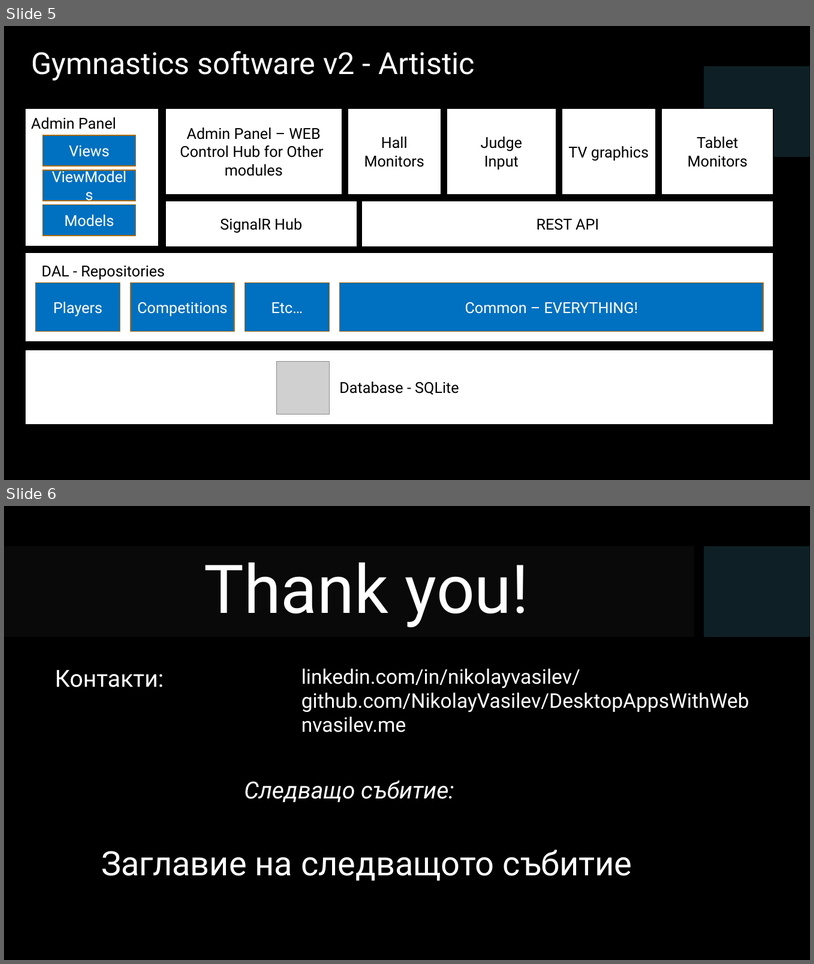
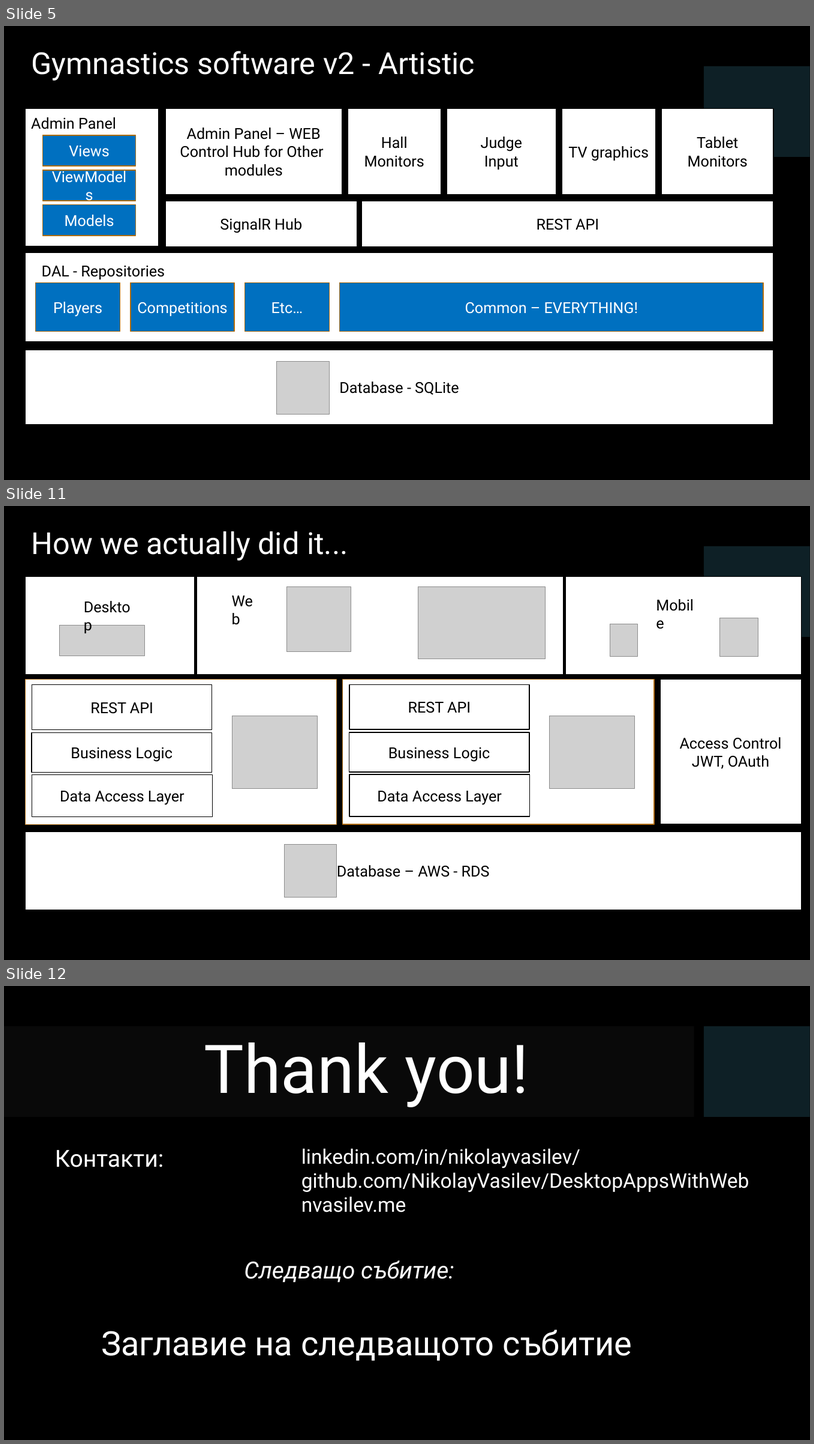
Before and after one commit to NikolayVasilev/DesktopAppsWithWeb, a slide deck: Presentation/DesktopAppsWithWeb.pptx. Shown one above the other, each under a label of ours: slides 5 and 6 before the commit, slides 5, 11 and 12 after it; the slides between them are not shown. The pictures are 814x964 and 814x1444 pixels, drawn with LibreOffice and Linux fonts; fonts in the diff are those of the drawing; grey boxes stand for pictures; background and template pictures are left out. Boxes give left, top, right and bottom in pixels: in the first picture for what was removed or moved away, otherwise in the second. Text is boxed around its words. In the diff, an @@ line names an element or a change of style, - is before the commit and + after.

```diff
--- a/Presentation/DesktopAppsWithWeb.pptx
+++ b/Presentation/DesktopAppsWithWeb.pptx
@@ slide 11 added at box(4, 506, 810, 960), background picture (left out); not listed: 1 template element that a slide beside it also shows @@
@@ title added at box(31, 531, 348, 561), 36 pt, text #FFFFFF @@
+How we actually did it...
@@ rectangle added at box(25, 576, 195, 674), fill #FFFFFF, outline #000000 1 pt @@
@@ rectangle added at box(197, 576, 564, 674), fill #FFFFFF, outline #000000 1 pt @@
@@ rectangle added at box(566, 576, 802, 674), fill #FFFFFF, outline #000000 1 pt @@
@@ text added at box(78, 594, 144, 619), 18 pt, text #000000 @@
+Desktop
@@ text added at box(226, 589, 267, 613), 18 pt, text #000000 @@
+Web
@@ picture added at box(287, 587, 351, 651) @@
@@ picture added at box(419, 587, 546, 659) @@
@@ text added at box(651, 592, 708, 617), 18 pt, text #000000 @@
+Mobile
@@ picture added at box(60, 625, 145, 656) @@
@@ picture added at box(610, 624, 638, 657) @@
@@ picture added at box(720, 618, 759, 657) @@
@@ rectangle added at box(25, 679, 337, 824), fill #FFFFFF, outline #B26D10 1 pt @@
@@ rectangle added at box(32, 684, 212, 729), fill #FFFFFF, outline #000000 1 pt, 18 pt, text #000000 @@
+REST API
@@ rectangle added at box(343, 679, 654, 824), fill #FFFFFF, outline #B26D10 1 pt @@
@@ rectangle added at box(350, 684, 530, 729), fill #FFFFFF, outline #000000 1 pt, 18 pt, text #000000 @@
+REST API
@@ rectangle added at box(660, 679, 802, 824), fill #FFFFFF, outline #000000 1 pt, 18 pt, text #000000 @@
+Access Control
+JWT, OAuth
@@ picture added at box(232, 716, 317, 789) @@
@@ picture added at box(549, 716, 635, 789) @@
@@ rectangle added at box(32, 732, 212, 772), fill #FFFFFF, outline #000000 1 pt, 18 pt, text #000000 @@
+Business Logic
@@ rectangle added at box(350, 732, 530, 772), fill #FFFFFF, outline #000000 1 pt, 18 pt, text #000000 @@
+Business Logic
@@ rectangle added at box(32, 775, 212, 817), fill #FFFFFF, outline #000000 1 pt, 18 pt, text #000000 @@
+Data Access Layer
@@ rectangle added at box(350, 775, 530, 817), fill #FFFFFF, outline #000000 1 pt, 18 pt, text #000000 @@
+Data Access Layer
@@ rectangle added at box(25, 831, 802, 910), fill #FFFFFF, outline #000000 1 pt, 18 pt, text #000000 @@
+Database – AWS - RDS
@@ picture added at box(285, 844, 338, 897) @@
@@ what was slide 6 is now slide 12 @@
```
Also in this commit, not shown: 1 slide changed, 5 other slides added.
